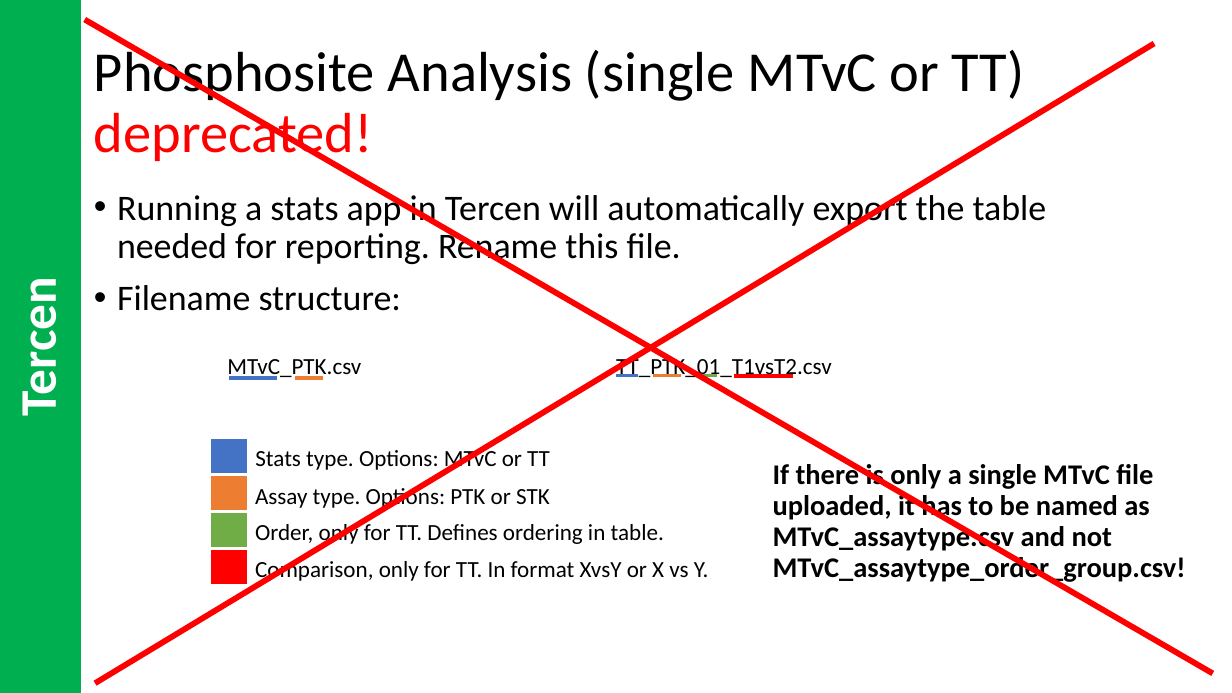
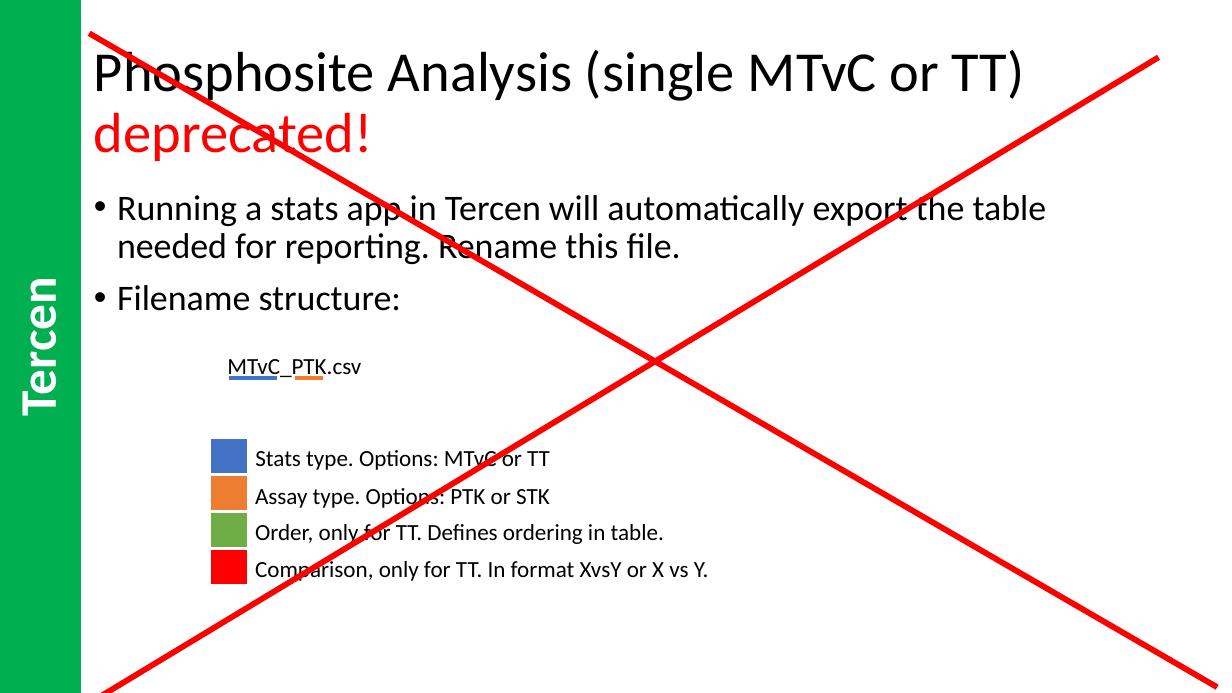
Before and after one commit to pamgene/autoreport2023, a slide deck: slide 8 of ref/HowToUse.pptx (slide 11 before the commit). Drawn at 1232x693 pixels with LibreOffice and Linux fonts; fonts in the diff are those of the drawing. Boxes give left, top, right and bottom in pixels: in the first picture for what was removed or moved away, otherwise in the second. Text is boxed around its words. In the diff, an @@ line names an element or a change of style, - is before the commit and + after.

```diff
--- a/ref/HowToUse.pptx
+++ b/ref/HowToUse.pptx
@@ line moved from (1213, 674) - (85, 19) to (1217, 688) - (90, 33) @@
@@ line moved from (95, 683) - (1154, 43) to (100, 693) - (1159, 57) @@
@@ text removed at [616, 354, 832, 380] @@
-TT_PTK_01_T1vsT2.csv
@@ line removed from (616, 375) to (639, 375) @@
@@ line removed from (653, 375) to (681, 375) @@
@@ line removed from (699, 375) to (717, 375) @@
@@ line removed from (734, 376) to (793, 376) @@
@@ text removed at [773, 461, 1186, 584] @@
-If there is only a single MTvC file uploaded, it has to be named as MTvC_assaytype.csv and not MTvC_assaytype_order_group.csv!
```
Also in this commit, not shown: 4 other slides changed, 1 slide added, 7 other files.
